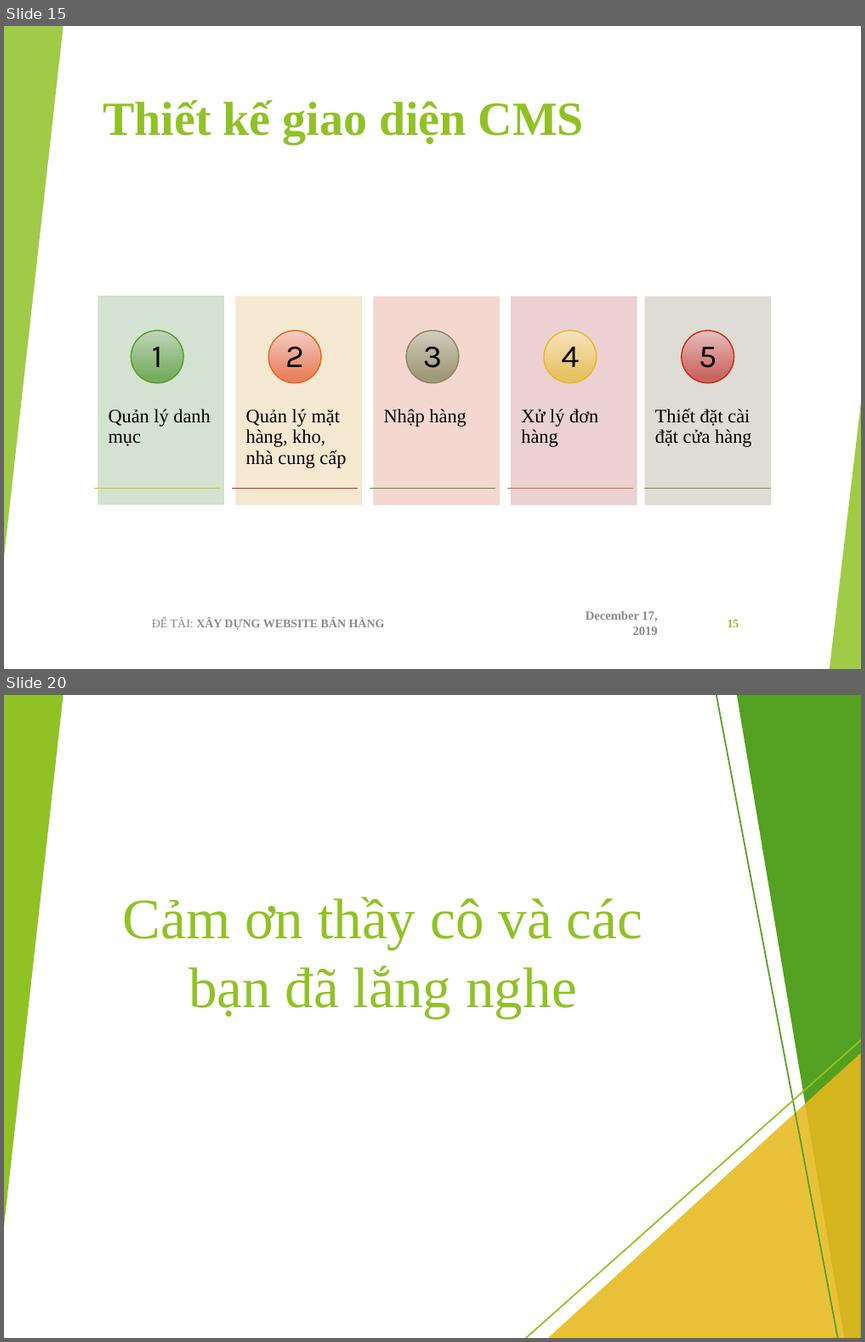
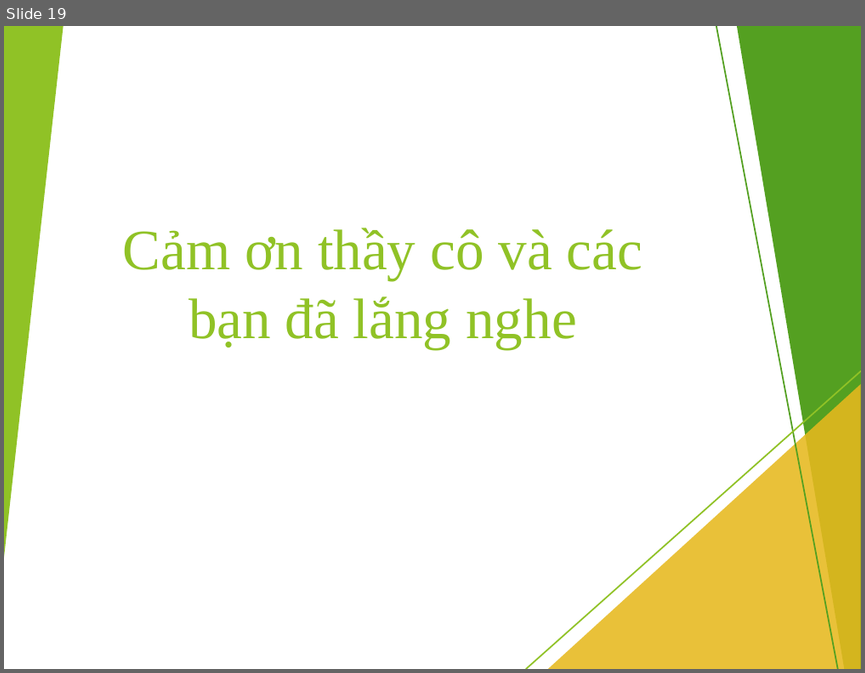
Before and after one commit to viet97/doandocs, a slide deck: DATN_Presentation.pptx. Shown one above the other, each under a label of ours: slides 15 and 20 before the commit, slide 19 after it; the slides between them are not shown. The pictures are 865x1342 and 865x673 pixels, drawn with LibreOffice and Linux fonts; fonts in the diff are those of the drawing. Boxes give left, top, right and bottom in pixels: in the first picture for what was removed or moved away, otherwise in the second. Text is boxed around its words. In the diff, an @@ line names an element or a change of style, - is before the commit and + after.

```diff
--- a/DATN_Presentation.pptx
+++ b/DATN_Presentation.pptx
@@ slide 15 removed at <box>4,26,861,669</box>, background #FFFFFF; not listed: 10 template elements that a slide beside it also shows @@
@@ rectangle removed at <box>4,26,861,669</box> @@
@@ triangle removed at <box>4,26,64,557</box> @@
@@ title removed at <box>103,100,584,143</box> @@
-Thiết kế giao diện CMS
@@ group removed at <box>4,26,861,669</box>: 5 freeform shapes, 3 triangles, 2 lines @@
@@ triangle removed at <box>829,403,861,669</box> @@
@@ group removed at <box>95,296,770,504</box>: 10 rectangles, 10 texts, 5 ellipses @@
-Quản lý danh mục
-1
-Quản lý mặt hàng, kho, nhà cung cấp
-2
-Nhập hàng
-3
-Xử lý đơn hàng
-4
-Thiết đặt cài đặt cửa hàng
-5
@@ text removed at <box>585,611,658,635</box> @@
-December 17, 2019
@@ text removed at <box>152,618,385,630</box> @@
-ĐỂ TÀI: XÂY DỰNG WEBSITE BÁN HÀNG
@@ page number removed at <box>727,618,739,627</box> @@
-15
@@ what was slide 20 is now slide 19 @@
```
Also in this commit, not shown: 13 slides changed, 4 slides added, 4 other slides removed.
